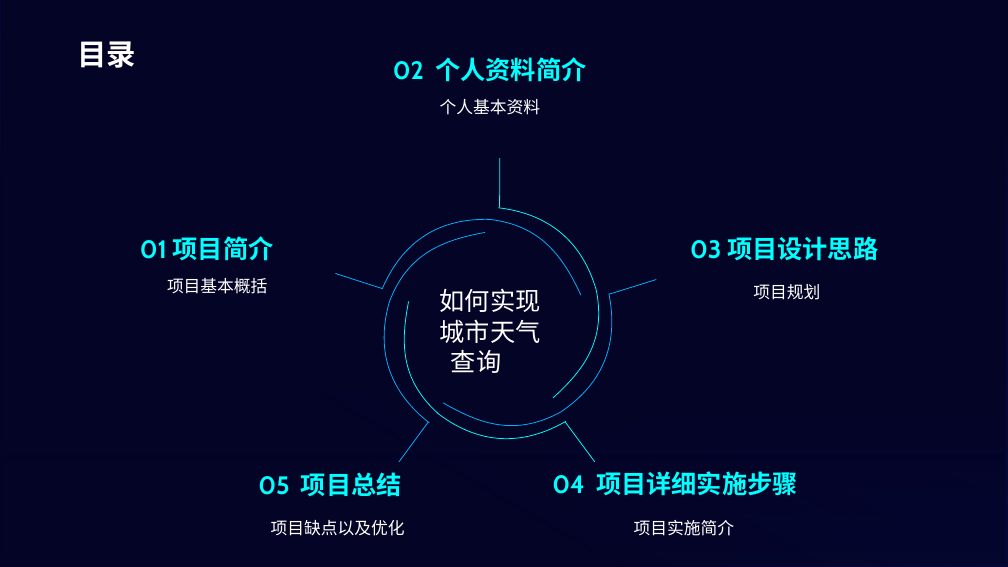
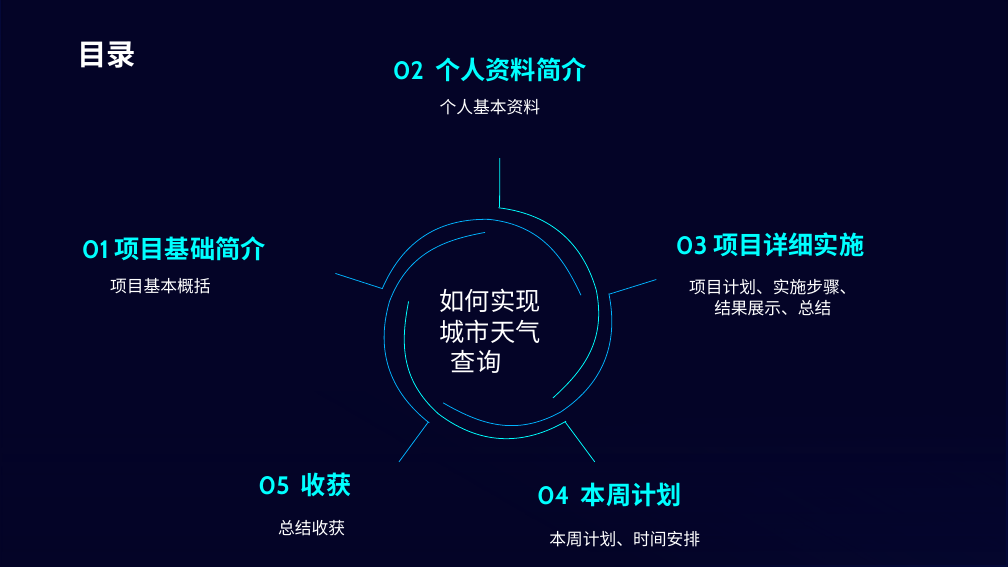
Before and after one commit to lioming/bigdat_exe, a slide deck: slide 2 of 五天天气查询项目答辩_李明珍_6组.pptx. Drawn at 1008x567 pixels with LibreOffice and Linux fonts; fonts in the diff are those of the drawing; background and template pictures are left out. Boxes give left, top, right and bottom in pixels: in the first picture for what was removed or moved away, otherwise in the second. Text is boxed around its words. In the diff, an @@ line names an element or a change of style, - is before the commit and + after.

```diff
--- a/五天天气查询项目答辩_李明珍_6组.pptx
+++ b/五天天气查询项目答辩_李明珍_6组.pptx
@@ text at <box>82,236,266,261</box>: text changed @@
-01 项目简介
+01 项目基础简介
@@ text at <box>676,232,864,257</box>: text changed @@
-03 项目设计思路
+03 项目详细实施
@@ text "项目基本概括": place and size @@
-text "项目基本概括" at <box>167,278,267,294</box>
+text "项目基本概括" at <box>110,278,210,294</box>
@@ text at <box>689,279,856,316</box>: text changed @@
-项目规划
+项目计划、实施步骤、结果展示、总结
@@ text at <box>258,472,351,497</box>: text changed @@
-05 项目总结
+05 收获
@@ text at <box>537,482,682,507</box>: text changed @@
-04 项目详细实施步骤
+04 本周计划
@@ text at <box>278,520,345,536</box>: text changed @@
-项目缺点以及优化
+总结收获
@@ text at <box>549,531,700,547</box>: text changed @@
-项目实施简介
+本周计划、时间安排
```
Also in this commit, not shown: 6 other slides changed, 4 slides added, 2 slides removed.
